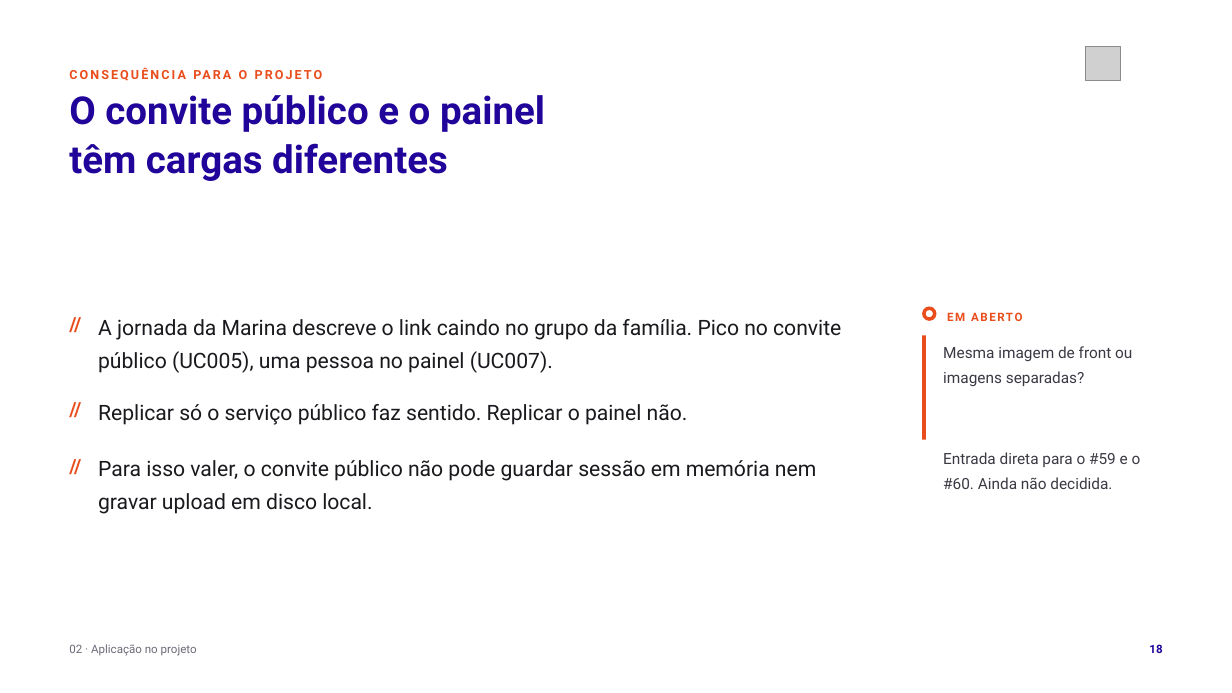
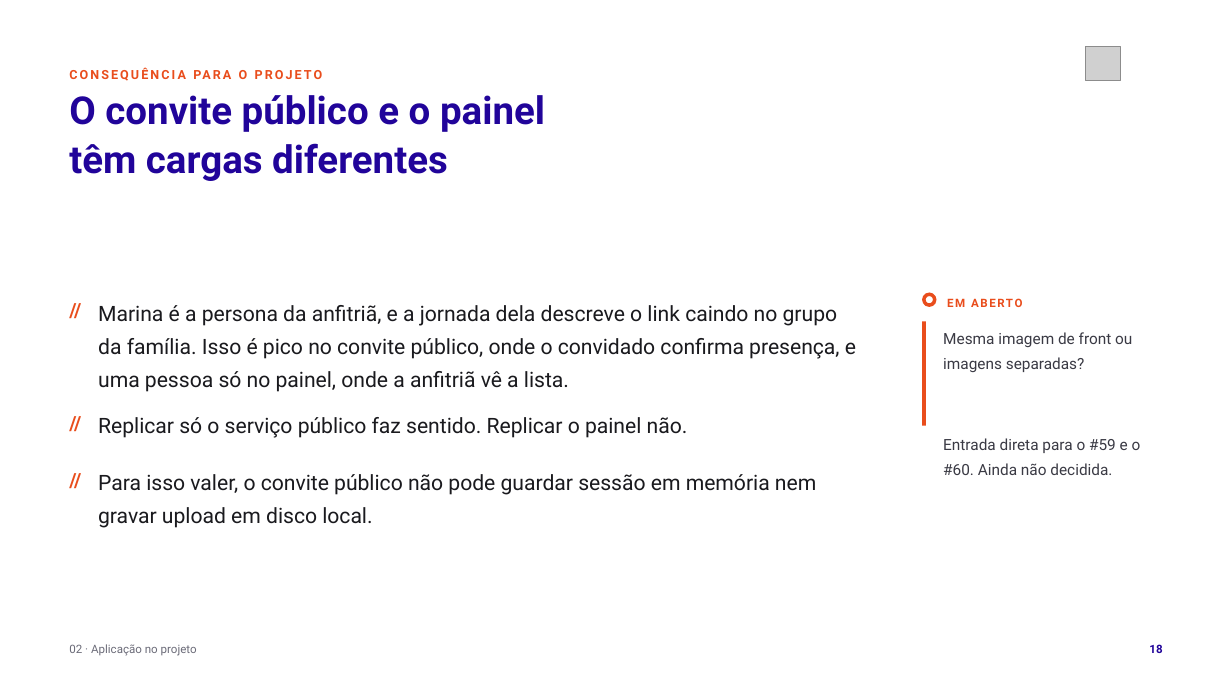
Before and after one commit to tcpassos/invite-app, a slide deck: slide 18 of trabalhos/T1-Docker-Invite-People.pptx. Drawn at 1232x693 pixels with LibreOffice and Linux fonts; fonts in the diff are those of the drawing; grey boxes stand for pictures. Boxes give left, top, right and bottom in pixels: in the first picture for what was removed or moved away, otherwise in the second. Text is boxed around its words. In the diff, an @@ line names an element or a change of style, - is before the commit and + after.

```diff
--- a/trabalhos/T1-Docker-Invite-People.pptx
+++ b/trabalhos/T1-Docker-Invite-People.pptx
@@ text at [98,305,856,392]: text changed @@
-A jornada da Marina descreve o link caindo no grupo da família. Pico no convite público (UC005), uma pessoa no painel (UC007).
+Marina é a persona da anfitriã, e a jornada dela descreve o link caindo no grupo da família. Isso é pico no convite público, onde o convidado confirma presença, e uma pessoa só no painel, onde a anfitriã vê a lista.
@@ 3 texts, 1 donut, 1 rectangle: place and size @@
-3 texts, 1 donut, 1 rectangle at [69,307,1141,489]
+3 texts, 1 donut, 1 rectangle at [69,293,1141,475]
@@ 4 texts: place and size @@
-4 texts at [69,392,816,514]
+4 texts at [69,407,816,528]
```
Also in this commit, not shown: 7 other slides changed, 12 other files.
